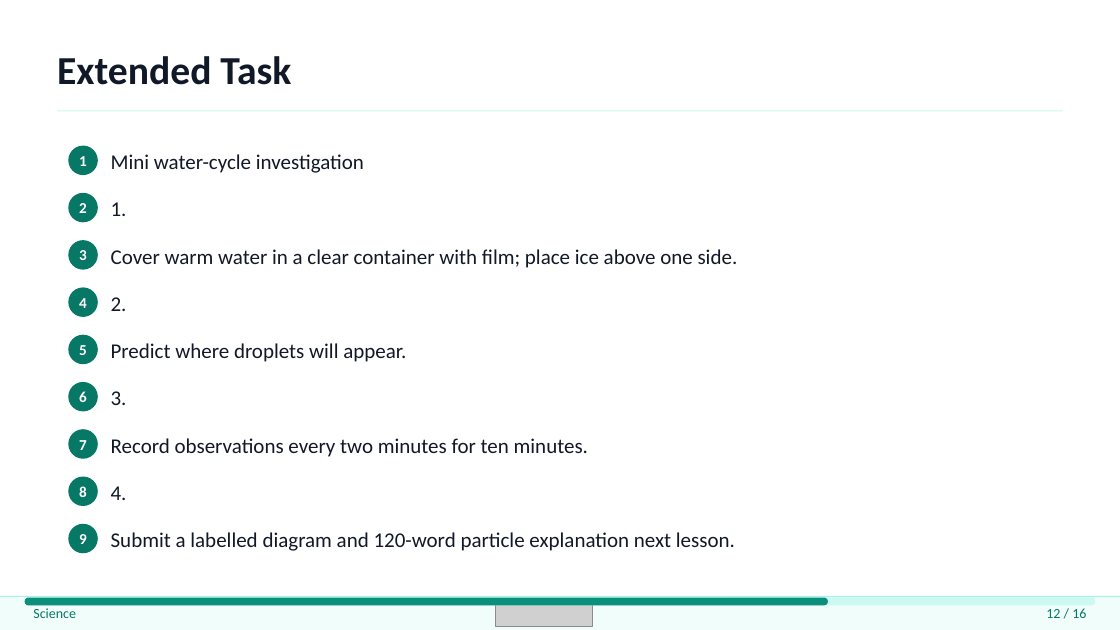
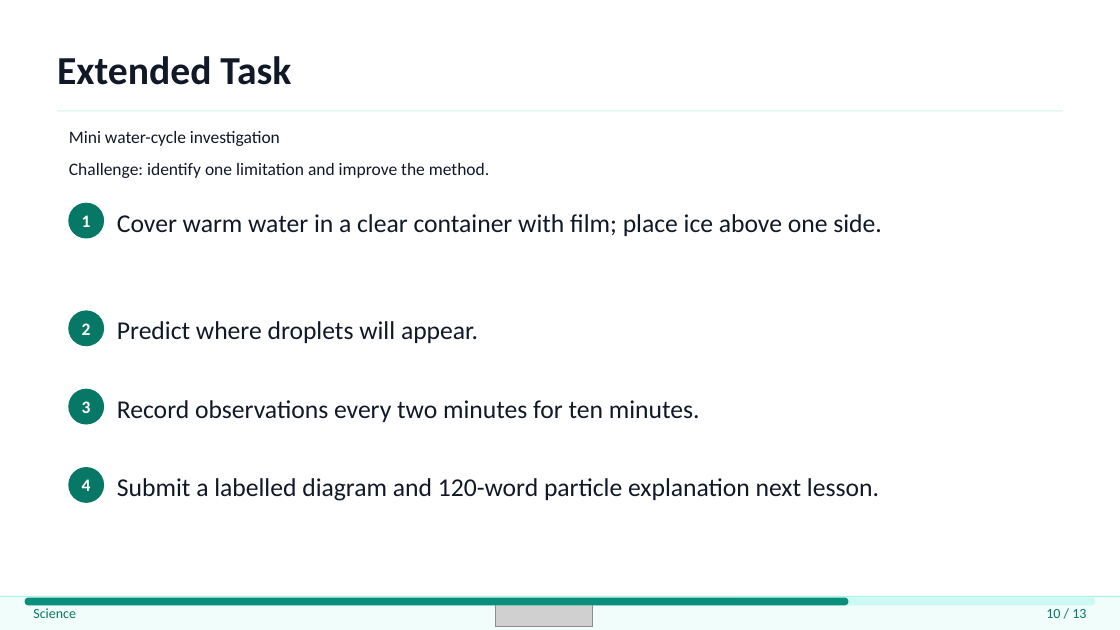
Before and after one commit to yusufbasheer-cpu/teacher-app, a slide deck: slide 10 of artifacts/critical-quality-review/corrected/water-cycle-content-benchmark.pptx (slide 12 before the commit). Drawn at 1120x630 pixels with LibreOffice and Linux fonts; fonts in the diff are those of the drawing; grey boxes stand for pictures. Boxes give left, top, right and bottom in pixels: in the first picture for what was removed or moved away, otherwise in the second. Text is boxed around its words. In the diff, an @@ line names an element or a change of style, - is before the commit and + after.

```diff
--- a/artifacts/critical-quality-review/corrected/water-cycle-content-benchmark.pptx
+++ b/artifacts/critical-quality-review/corrected/water-cycle-content-benchmark.pptx
@@ text "Mini water-cycle investigation" moved from (x1=111, y1=154, x2=364, y2=173) to (x1=69, y1=131, x2=280, y2=146) @@
@@ text "Mini water-cycle investigation" at (x1=69, y1=131, x2=280, y2=146): size 18 to 15 pt @@
@@ ellipse removed at (x1=69, y1=146, x2=97, y2=175) @@
@@ text added at (x1=69, y1=163, x2=489, y2=178), 15 pt, text #111827 @@
+Challenge: identify one limitation and improve the method.
@@ text "1" moved from (x1=79, y1=156, x2=87, y2=166) to (x1=82, y1=215, x2=91, y2=227) @@
@@ ellipse resized from (x1=69, y1=193, x2=97, y2=222) to (x1=69, y1=203, x2=103, y2=238) @@
@@ text removed at (x1=111, y1=202, x2=127, y2=216) @@
-1.
@@ text "Cover warm water in a ..." moved from (x1=111, y1=249, x2=738, y2=268) to (x1=117, y1=214, x2=882, y2=236) @@
@@ ellipse removed at (x1=69, y1=241, x2=97, y2=270) @@
@@ ellipse removed at (x1=69, y1=288, x2=97, y2=317) @@
@@ text removed at (x1=111, y1=297, x2=127, y2=311) @@
-2.
@@ text "2" moved from (x1=79, y1=203, x2=87, y2=213) to (x1=82, y1=323, x2=91, y2=335) @@
@@ ellipse resized from (x1=69, y1=335, x2=97, y2=364) to (x1=69, y1=311, x2=103, y2=345) @@
@@ text "Predict where droplets will appear." moved from (x1=111, y1=343, x2=406, y2=362) to (x1=117, y1=321, x2=478, y2=343) @@
@@ text removed at (x1=79, y1=345, x2=87, y2=355) @@
-5
@@ ellipse resized from (x1=69, y1=382, x2=97, y2=411) to (x1=69, y1=389, x2=103, y2=423) @@
@@ text "3" moved from (x1=79, y1=250, x2=87, y2=260) to (x1=82, y1=401, x2=91, y2=413) @@
@@ text "Record observations every two minutes ..." moved from (x1=111, y1=438, x2=588, y2=457) to (x1=117, y1=400, x2=700, y2=422) @@
@@ text removed at (x1=79, y1=391, x2=87, y2=402) @@
-6
@@ text removed at (x1=111, y1=391, x2=127, y2=405) @@
-3.
@@ ellipse removed at (x1=69, y1=430, x2=97, y2=459) @@
@@ text removed at (x1=79, y1=440, x2=87, y2=450) @@
-7
@@ size 13 to 15 pt in 4 elements at (x1=82, y1=215, x2=91, y2=227), (x1=82, y1=323, x2=91, y2=335), (x1=82, y1=401, x2=91, y2=413), (x1=82, y1=479, x2=91, y2=491) @@
@@ ellipse resized from (x1=69, y1=477, x2=97, y2=506) to (x1=69, y1=468, x2=103, y2=502) @@
@@ text "4" moved from (x1=79, y1=298, x2=87, y2=308) to (x1=82, y1=479, x2=91, y2=491) @@
@@ size 18 to 22 pt in 4 elements at (x1=117, y1=321, x2=478, y2=343), (x1=117, y1=214, x2=882, y2=236), (x1=117, y1=400, x2=700, y2=422), (x1=117, y1=478, x2=879, y2=501) @@
@@ text "Submit a labelled diagram and ..." moved from (x1=111, y1=532, x2=735, y2=551) to (x1=117, y1=478, x2=879, y2=501) @@
@@ text removed at (x1=79, y1=486, x2=87, y2=497) @@
-8
@@ text removed at (x1=111, y1=486, x2=127, y2=500) @@
-4.
@@ ellipse removed at (x1=69, y1=524, x2=97, y2=553) @@
@@ text removed at (x1=79, y1=534, x2=87, y2=544) @@
-9
@@ rounded rectangle resized from (x1=25, y1=598, x2=828, y2=605) to (x1=25, y1=598, x2=848, y2=605) @@
@@ text at (x1=1046, y1=609, x2=1086, y2=618): text changed @@
-12 / 16
+10 / 13
```
Also in this commit, not shown: 12 other slides changed, 3 slides removed, 19 other files.
